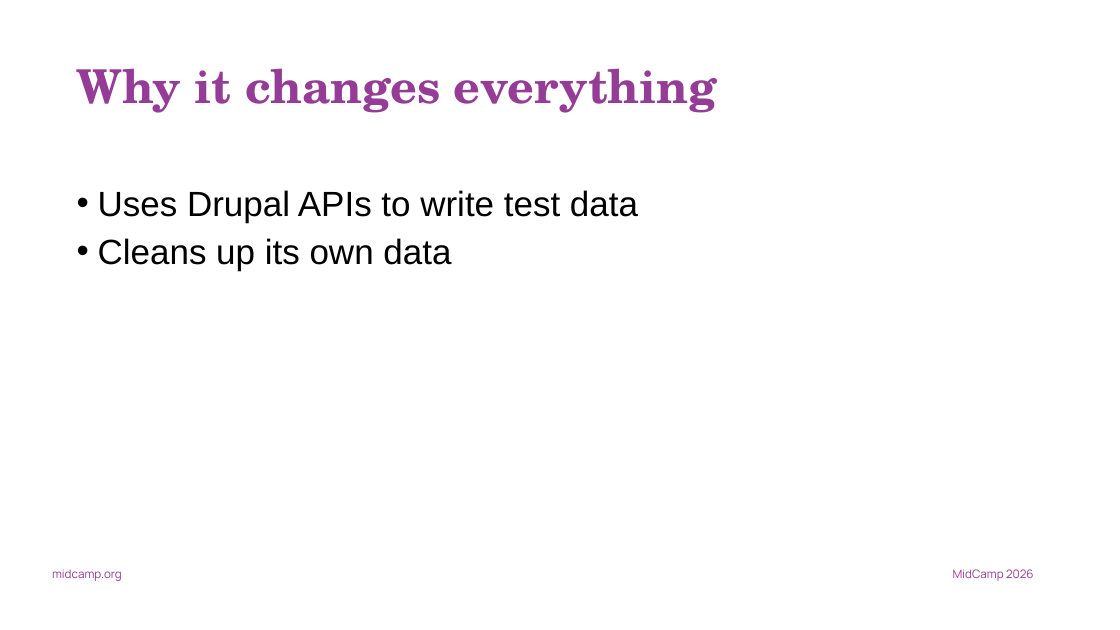
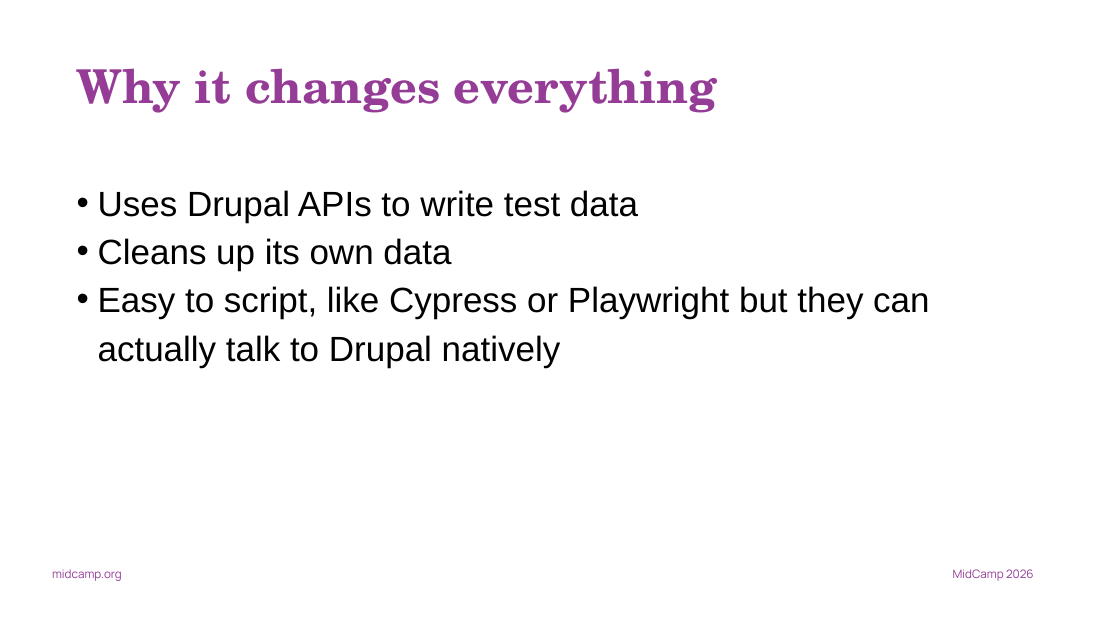
Before and after one commit to jonathanfranks/dtt2026, a slide deck: slide 16 of dtt-talk-deck.pptx. Drawn at 1120x630 pixels with LibreOffice and Linux fonts; fonts in the diff are those of the drawing. Boxes give left, top, right and bottom in pixels: in the first picture for what was removed or moved away, otherwise in the second. Text is boxed around its words. In the diff, an @@ line names an element or a change of style, - is before the commit and + after.

Commit message:
Update bullet points

```diff
--- a/dtt-talk-deck.pptx
+++ b/dtt-talk-deck.pptx
@@ text at (98, 286, 929, 367): paragraph added @@
+• Easy to script, like Cypress or Playwright but they can actually talk to Drupal natively
```
